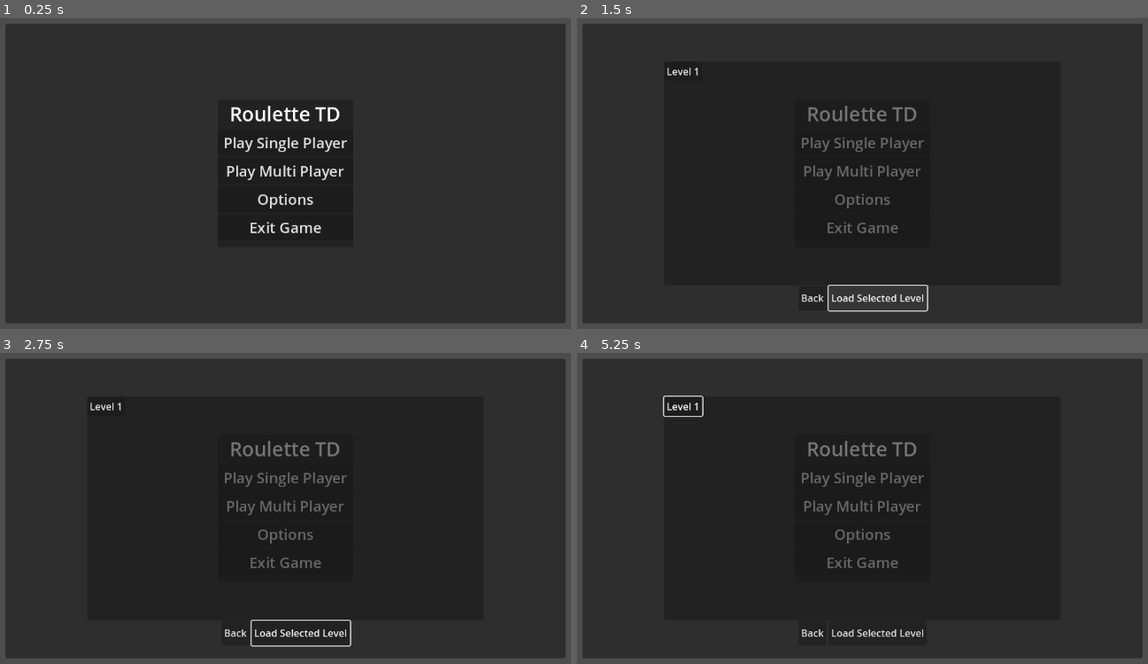
Above: before the commit, frames 1-4 (two rows, left to right).
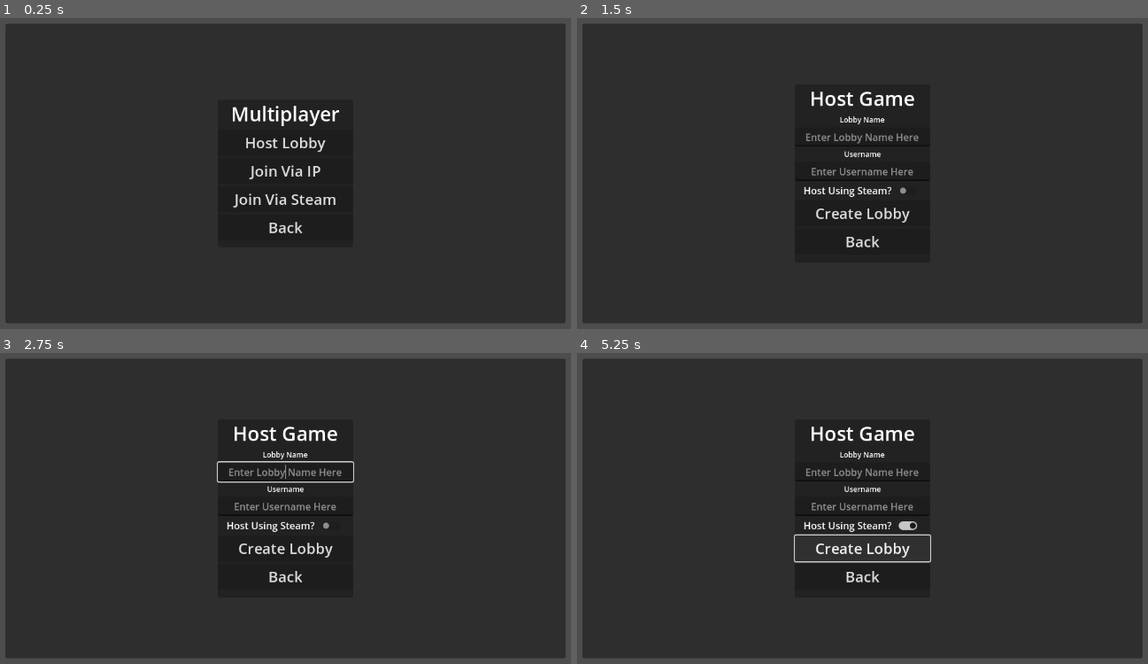
Above: after the commit, the same moments.

Repository: seriouschiz/towerdefense
Game: Godot game, scene res://Scenes/game.tscn
Two runs of this game, one before a commit and one after it. Both use one fixed random seed, a clock stepped at 60 frames per second and the inputs below.
Inputs (mouse positions are in pixels of both pictures, inside the frame that each line leads up to):
- Up to frame 1 (0.25 s): no input
- Up to frame 2 (1.5 s): click (862, 142) at 0.5 s, where only the run before the commit has a clickable "Play Single Player"; click (879, 297) at 1.25 s, where only the run before the commit has a clickable "Load Selected Level"
- Up to frame 3 (2.75 s): click (285, 477) at 2 s, where only the run before the commit has a clickable "Play Single Player"
- Up to frame 4 (5.25 s): click (685, 405) at 2.75 s, where only the run before the commit has a clickable "Level 1"; click (685, 405) at 3.5 s, where only the run before the commit has a clickable "Level 1"; click (908, 527) at 4.27 s; click (862, 548) at 5 s, where only the run after the commit has a clickable "Create Lobby"

The runs differ from the first frame. In frame 1, 2.0% of the frame differs, in the area x 39-61%, y 28-70%; in frame 2, 3.2%; in frame 3, 3.3%; in frame 4, 3.4%, in the area x 15-63%, y 13-92%.

Commit message:
All three towers mostly working in multiplayer Money Distribution and UI working (although UI updating needs work) Adding effects seems to work well Hid some UI elements from clients vs the server/host Added wave 4

Diff:
--- a/Scenes/Effects/effect_burning.gd
+++ b/Scenes/Effects/effect_burning.gd
@@ -4,4 +4,4 @@
 
 func _tick_effect():
 	if "hit" in target:
-		target.hit(burn_dmg,attacker,dmg_name)
+		target.hit(burn_dmg,dmg_name,attacker)
--- a/Scenes/Effects/effect_burning.tscn
+++ b/Scenes/Effects/effect_burning.tscn
@@ -17,7 +17,7 @@
 
 [node name="Burning" instance=ExtResource("1_vmxwi")]
 script = ExtResource("2_suvf0")
-dmg_name = "Burning"
+dmg_name = "burning"
 
 [node name="GPUParticles2D" type="GPUParticles2D" parent="." index="2"]
 texture = ExtResource("3_lkg7o")
--- a/Scenes/Effects/effect_template.gd
+++ b/Scenes/Effects/effect_template.gd
@@ -5,7 +5,7 @@
 var target
 var duration: float
 var tickrate: float
-var attacker: String
+var attacker
 @export var dmg_name: String
 
 func _ready() -> void:
--- a/Scenes/Enemies/enemy_template.gd
+++ b/Scenes/Enemies/enemy_template.gd
@@ -1,7 +1,7 @@
 class_name Enemy
 extends PathFollow2D
 
-signal effect_added(target:Node,effect:PackedScene)
+signal effect_added(target:Node,attacker,effect:PackedScene)
 signal finished
 
 var health: float:
@@ -31,22 +31,37 @@
 		Globals.enemies_alive -= 1
 		queue_free()
 
-func hit(dmg:int,_source:String,_attacker:String):
+func hit(dmg:int,_source:String,attacker):
 	if not multiplayer.is_server():
 		return
 	health -= dmg
 	# print(str(self," was hit by ",source," from ",attacker," for ",damage," damage! Health: ",health))
 	if health <= 0:
-		die()
+		die(attacker)
 
 func update_healthbar():
 	if healthbar:
 		healthbar.value = health
 
-func add_effect(effect:PackedScene):
-	effect_added.emit(self,effect)
+func add_effect(attacker,effect:PackedScene):
+	effect_added.emit(self,attacker,effect)
 
-func die():
-	Globals.money += value
-	Globals.enemies_alive -= 1
+func die(attacker_id):
+	if multiplayer.is_server() or MultiplayerManager.multiplayer_mode == false:
+		give_money(attacker_id)
+		Globals.enemies_alive -= 1
+		update_client_ui.rpc()
 	queue_free()
+
+func give_money(attacker_id):
+	for plr in MultiplayerManager.players:
+		if plr == attacker_id:
+			MultiplayerManager.players[attacker_id].money += value
+			print(str("Giving player ",attacker_id," $",value))
+		else:
+			MultiplayerManager.players[plr].money += (value/2)
+			print(str("Giving player ",plr," $",(value/2)))
+
+@rpc("call_remote","reliable")
+func update_client_ui():
+	MultiplayerManager.update_ui.emit()
--- a/Scenes/Levels/level.gd
+++ b/Scenes/Levels/level.gd
@@ -57,6 +57,9 @@
 	#for p in Game.projectiles:
 		#var path = Game.projectiles[p].resource_path
 		#$Spawners/ProjectileSpawner.add_spawnable_scene(path)
+	#for e in Game.effects:
+		#var path = Game.effects[e].resource_path
+		#$Spawners/ProjectileSpawner.add_spawnable_scene(path)
 
 func _on_ui_twr_btn_pressed(scene:PackedScene) -> void:
 	# Create a Tower when the Button is pressed
@@ -114,23 +117,25 @@
 		print("Can't afford!")
 
 func create_projectile(projectile_type,pos,target,attacker,dmg):
-	if not multiplayer.is_server():
-		return
-	var projectile = projectile_type.instantiate() as Projectile
-	print(str(multiplayer.get_unique_id()," : ",target))
-	if target:
-		mp_projectile.rpc(pos,projectile.proj_name,target.name)
-	projectile.position = pos
-	projectile.target = target
-	projectile.attacker = attacker
-	projectile.damage = dmg
-	projectiles.add_child(projectile,true)
+	if multiplayer.is_server() or MultiplayerManager.multiplayer_mode == false:
+		var projectile = projectile_type.instantiate() as Projectile
+		if MultiplayerManager.multiplayer_mode:
+			if target:
+				mp_projectile.rpc(pos,projectile.proj_name,target.name)
+			else:
+				mp_projectile.rpc(pos,projectile.proj_name,"")
+		projectile.position = pos
+		projectile.target = target
+		projectile.attacker = attacker
+		projectile.damage = dmg
+		projectiles.add_child(projectile,true)
 
 @rpc("call_remote","reliable")
 func mp_projectile(pos, projectile_name:String, target_name:String):
 	var mp_proj = Game.projectiles[projectile_name].instantiate() as Projectile
 	mp_proj.position = pos
-	mp_proj.target = $Enemies.get_node(target_name)
+	if target_name != "":
+		mp_proj.target = $Enemies.get_node(target_name)
 	projectiles.add_child(mp_proj,true)
 
 func start_wave():
@@ -150,9 +155,27 @@
 func enemy_finished(dmg:int):
 	Globals.health -= dmg
 
-func enemy_add_effect(target:Node,effect:PackedScene):
-	var new_effect = effect.instantiate()
-	target.add_child.call_deferred(new_effect)
+func enemy_add_effect(target:Node,attacker,effect:PackedScene):
+	if multiplayer.is_server() or MultiplayerManager.multiplayer_mode == false:
+		var new_effect = effect.instantiate()
+		var pos = target.position
+		new_effect.attacker = attacker
+		if MultiplayerManager.multiplayer_mode:
+			if target:
+				mp_add_effect.rpc(pos,new_effect.dmg_name,target.name)
+			else:
+				mp_add_effect.rpc(pos,effect.dmg_name,"")
+		target.add_child.call_deferred(new_effect)
+
+@rpc("call_remote","reliable")
+func mp_add_effect(pos, effect_name:String, target_name:String):
+	var mp_effect = Game.effects[effect_name].instantiate() as Effect
+	var target
+	if target_name != "":
+		target = $Enemies.get_node(target_name)
+	#mp_effect.global_position = pos
+	mp_effect.target = target
+	target.add_child(mp_effect,true)
 
 func _on_build_timer_timeout() -> void:
 	buildmode = true
--- a/Scenes/Projectiles/arrow.tscn
+++ b/Scenes/Projectiles/arrow.tscn
@@ -10,6 +10,8 @@
 
 [node name="Arrow" instance=ExtResource("1_1blu7")]
 script = ExtResource("2_fpagu")
+speed = 1000
+dmg_name = "ballista"
 
 [node name="CollisionShape2D" parent="." index="0"]
 position = Vector2(-36.03, 0)
--- a/Scenes/Projectiles/fire_ring.gd
+++ b/Scenes/Projectiles/fire_ring.gd
@@ -10,24 +10,27 @@
 func _ready() -> void:
 	lifetime.start(duration)
 
-func _process(_delta: float) -> void:
+func _process(_delta: float) -> void: #DON'T REMOVE, OVERRIDING DEFAULT BEHAVIOR
 	pass
 
-func move(_delta:float):
+func move(_delta:float): #DON'T REMOVE, OVERRIDING DEFAULT BEHAVIOR
 	pass
 
 func _on_body_entered(body: Node2D) -> void:
-	targets.append(body.get_parent())
+	if multiplayer.is_server() or MultiplayerManager.multiplayer_mode == false:
+		targets.append(body.get_parent())
 
 func _on_body_exited(body: Node2D) -> void:
-	if "add_effect" in body.get_parent():
-		body.get_parent().add_effect(Globals.effects.burning)
-	targets.erase(body.get_parent())
+	if multiplayer.is_server() or MultiplayerManager.multiplayer_mode == false:
+		if "add_effect" in body.get_parent():
+			body.get_parent().add_effect(attacker,Game.effects.burning)
+		targets.erase(body.get_parent())
 
 func _on_tick_dmg_timeout() -> void:
-	for enemy in targets:
-		if "hit" in enemy:
-			enemy.hit(damage,dmg_name,attacker)
+	if multiplayer.is_server() or MultiplayerManager.multiplayer_mode == false:
+		for enemy in targets:
+			if "hit" in enemy:
+				enemy.hit(damage,dmg_name,attacker)
 
 func _on_lifetime_timeout() -> void:
 	queue_free()
--- a/Scenes/Projectiles/projectile_template.gd
+++ b/Scenes/Projectiles/projectile_template.gd
@@ -4,7 +4,7 @@
 var target
 @export var speed: int
 var damage: int
-var attacker: String
+var attacker # ID of the owner of the tower that fired the projectile
 @export var dmg_name: String
 var direction: Vector2
 
--- a/Scenes/Towers/ballista.tscn
+++ b/Scenes/Towers/ballista.tscn
@@ -20,11 +20,11 @@
 damage = 15
 attack_cd = 2.5
 
-[node name="CollisionShape2D" parent="." index="0"]
+[node name="CollisionShape2D" parent="." index="1"]
 shape = SubResource("CircleShape2D_nyb4x")
 
-[node name="Base" parent="." index="2"]
+[node name="Base" parent="." index="3"]
 texture = ExtResource("4_dqed5")
 
-[node name="Top" parent="." index="3"]
+[node name="Top" parent="." index="4"]
 texture = ExtResource("5_dh5ph")
--- a/Scenes/Towers/tower_template.gd
+++ b/Scenes/Towers/tower_template.gd
@@ -1,7 +1,7 @@
 class_name Tower
 extends Area2D
 
-signal shoot(projectile:Projectile, pos:Vector2, target: Node2D, attacker: String, dmg: int)
+signal shoot(projectile:Projectile, pos:Vector2, target: Node2D, attacker, dmg: int)
 
 @export var type: String
 @export var cost: int
@@ -110,14 +110,14 @@
 	if multiplayer.is_server() == false and MultiplayerManager.multiplayer_mode:
 		return
 	if not in_range.is_empty():
-		shoot.emit(projectile_type, fire_point.global_position,target,self.name,damage)
+		shoot.emit(projectile_type, fire_point.global_position,target,owner_id,damage)
 	else:
 		attack_cooldown.stop()
 
 func _on_wake_timeout() -> void:
 	if multiplayer.is_server() == false and MultiplayerManager.multiplayer_mode:
 		return
-	shoot.emit(projectile_type, fire_point.global_position,target,self.name,damage)
+	shoot.emit(projectile_type, fire_point.global_position,target,owner_id,damage)
 	attack_cooldown.one_shot = false
 	attack_cooldown.start()
 
--- a/Scenes/UI/MainMenu/level_select.gd
+++ b/Scenes/UI/MainMenu/level_select.gd
@@ -15,6 +15,7 @@
 			$LevelGrid.add_child(lvl_btn)
 			lvl_btn.lvl_btn.connect(_select_level)
 
+
 func _select_level(lvl:PackedScene):
 	print("Selecting level %s" % lvl)
 	Globals.selected_level = lvl
@@ -24,4 +25,7 @@
 	hide()
 
 func _on_load_btn_pressed() -> void:
-	load_level.emit()
+	if not MultiplayerManager.multiplayer_mode:
+		load_level.emit()
+	else:
+		hide()
--- a/Scenes/UI/main_menu.tscn
+++ b/Scenes/UI/main_menu.tscn
@@ -20,6 +20,7 @@
 
 [node name="MenuPnl" type="Panel" parent="BackgroundPnl"]
 unique_name_in_owner = true
+visible = false
 layout_mode = 1
 anchors_preset = 8
 anchor_left = 0.5
@@ -71,7 +72,6 @@
 
 [node name="MultiplayerPnl" type="Panel" parent="BackgroundPnl"]
 unique_name_in_owner = true
-visible = false
 layout_mode = 1
 anchors_preset = 8
 anchor_left = 0.5
--- a/Scenes/UI/multiplayer_lobby.gd
+++ b/Scenes/UI/multiplayer_lobby.gd
@@ -26,8 +26,10 @@
 	update_lobby_players()
 	if not MultiplayerManager.is_host:
 		$Panel/VBoxContainer/BtnContainer/LevelSelectBtn.hide()
+		$Panel/VBoxContainer/BtnContainer/StartBtn.hide()
 	else:
 		$Panel/VBoxContainer/BtnContainer/LevelSelectBtn.show()
+		$Panel/VBoxContainer/BtnContainer/StartBtn.show()
 
 func _on_level_select_btn_pressed() -> void:
 	$Panel/LevelSelectPnl.show()
--- a/Scenes/UI/ui.gd
+++ b/Scenes/UI/ui.gd
@@ -18,6 +18,9 @@
 	MultiplayerManager.update_ui.connect(update_all)
 	update_all()
 	update_buttons()
+
+	if MultiplayerManager.multiplayer_mode or multiplayer.is_server() == false:
+		start_wave_button.hide()
 
 func setup_multiplayer():
 	if id == 0:
@@ -44,7 +47,6 @@
 	#print(str("Building ",type,". Cost: $",cost,"..."))
 	twr_btn_pressed.emit(scene)
 
-@rpc("any_peer","call_local","reliable")
 func update_all():
 	setup_multiplayer()
 	update_health()
@@ -69,4 +71,9 @@
 	start_wave_button.hide()
 
 func show_start_button():
-	start_wave_button.show()
+	if multiplayer.is_server() or MultiplayerManager.multiplayer_mode == false:
+		start_wave_button.show()
+
+
+func _on_timer_timeout() -> void:
+	update_all() # TODO: Don't rely on this timer to update the UI
--- a/Scenes/UI/ui.tscn
+++ b/Scenes/UI/ui.tscn
@@ -75,4 +75,9 @@
 grow_horizontal = 2
 text = "Start Next Wave"
 
+[node name="Timer" type="Timer" parent="."]
+autostart = true
+ignore_time_scale = true
+
 [connection signal="pressed" from="StartWaveButton" to="." method="_on_start_wave_button_pressed"]
+[connection signal="timeout" from="Timer" to="." method="_on_timer_timeout"]
--- a/Scripts/Globals.gd
+++ b/Scripts/Globals.gd
@@ -4,7 +4,7 @@
 signal no_health()
 
 var player_name: String
-var starting_money: int = 200
+var starting_money: int = 300
 
 var selected_level: PackedScene:
 	set(lvl):
--- a/Scripts/Multiplayer/multiplayer_manager.gd
+++ b/Scripts/Multiplayer/multiplayer_manager.gd
@@ -20,11 +20,14 @@
 var player_info = {"player_name": "Name" , "money": Globals.starting_money}:
 	set(value):
 		player_info = value
-		update_player_info.rpc(value)
+		update_ui.emit()
+		#update_player_info.rpc(value)
 
 var players_loaded: int = 0
 var is_host: bool = false
 var multiplayer_mode = false
+
+var player_sync
 
 func _ready() -> void:
 	multiplayer.peer_connected.connect(_on_player_connected)
@@ -35,9 +38,15 @@
 
 	player_spawn_node = get_tree().get_first_node_in_group("PlayerSpawnNode")
 
-@rpc
-func update_player_info(new_info):
-	player_info = new_info
+	player_sync = MultiplayerSynchronizer.new()
+	add_child(player_sync,true)
+	player_sync.replication_config = SceneReplicationConfig.new()
+	player_sync.replication_config.add_property(":players")
+
+#@rpc("authority","call_remote","reliable")
+#func update_player_info(new_info):
+	#player_info = new_info
+	#print(player_info)
 
 func spawn_players():
 	for player in players:
--- a/Scripts/wave_spawner.gd
+++ b/Scripts/wave_spawner.gd
@@ -23,6 +23,9 @@
 		make_wave(Game.enemies.blue_slime,10,0.6),
 		make_wave(Game.enemies.red_slime,2,0.8),
 	],
+	[ # WAVE 4
+		make_wave(Game.enemies.red_slime,50,0.2)
+	]
 ]
 
 func make_wave(enemy:PackedScene,howmany:int,time_between_spawns:float) -> Wave:
